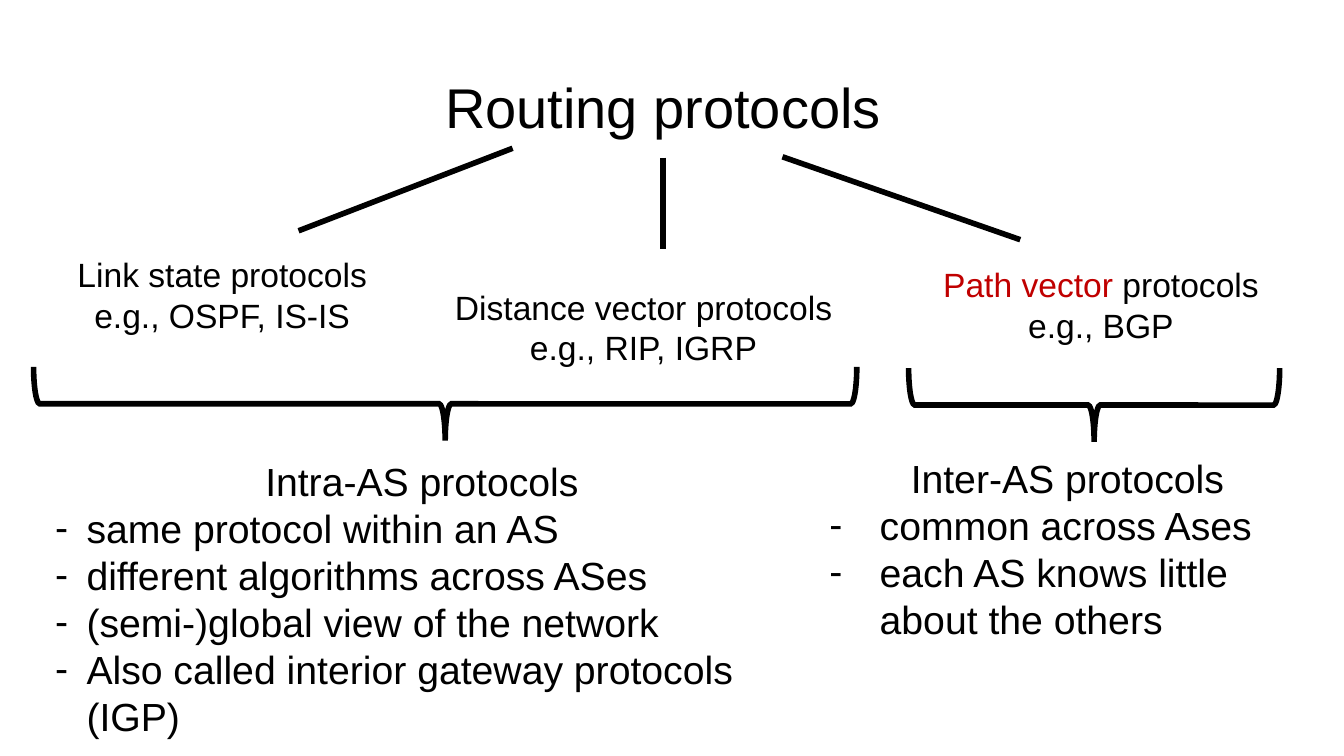
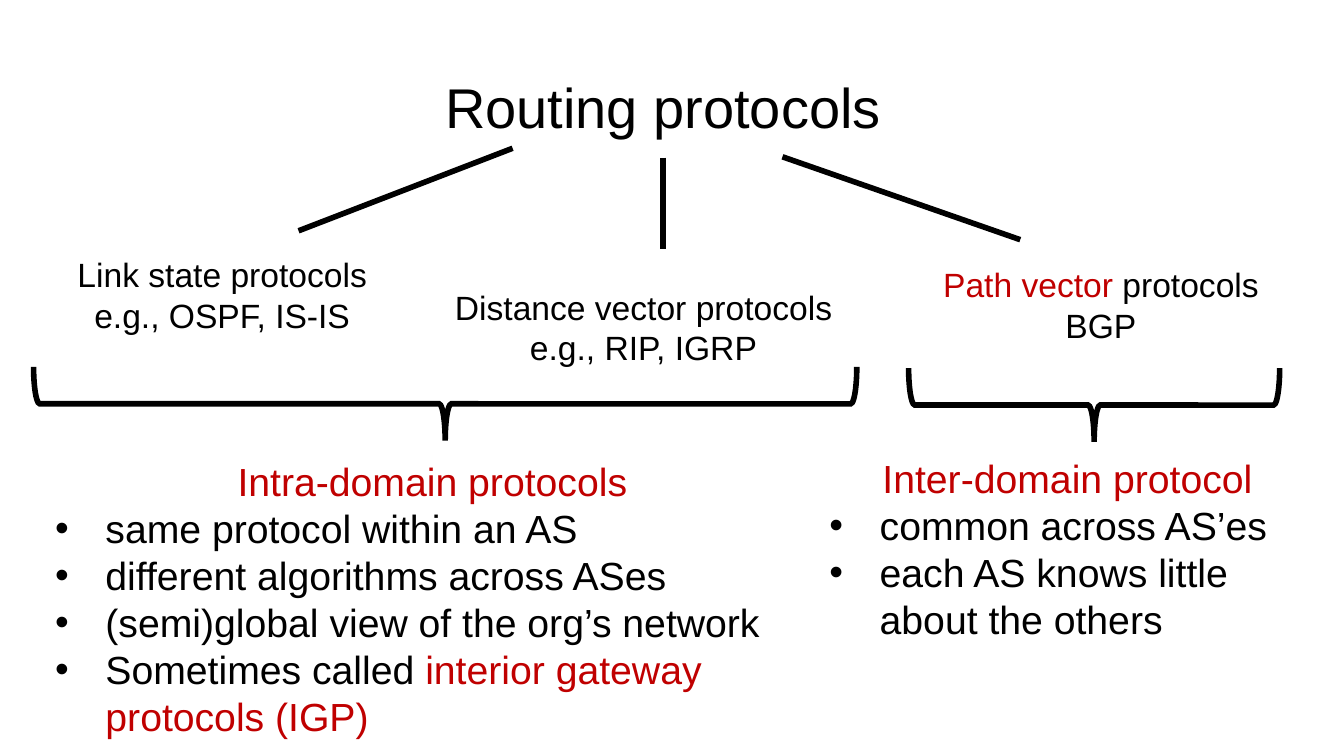
Before and after one commit to ngsrinivas/coursegen, a slide deck: slide 11 of ex/352-S21/staging/352-S21/lectures/network-interdomain-routing.pptx (slide 5 before the commit). Drawn at 1344x756 pixels with LibreOffice and Linux fonts; fonts in the diff are those of the drawing. Boxes give left, top, right and bottom in pixels: in the first picture for what was removed or moved away, otherwise in the second. Text is boxed around its words. In the diff, an @@ line names an element or a change of style, - is before the commit and + after.

Commit message:
Final slides for interdomain routing

```diff
--- a/ex/352-S21/staging/352-S21/lectures/network-interdomain-routing.pptx
+++ b/ex/352-S21/staging/352-S21/lectures/network-interdomain-routing.pptx
@@ text at (1065,314,1136,339): text changed @@
-e.g., BGP
+BGP
@@ text at (238,467,627,504): text changed; text colour #000000 to #C00000 @@
-Intra-AS protocols
+Intra-domain protocols
@@ text at (880,464,1267,541): text changed; text colour #000000 to #C00000 @@
-Inter-AS protocols
-– common across Ases
+Inter-domain protocol
+• common across AS’es
@@ text at (105,514,667,598): bullet - to • @@
@@ text at (105,608,759,739): text changed @@
-– (semi-)global view of the network
-– Also called interior gateway protocols (IGP)
+• (semi)global view of the org’s network
+• Sometimes called interior gateway protocols (IGP)
```
Also in this commit, not shown: 39 slides added, 3 slides removed, 1 other file.
